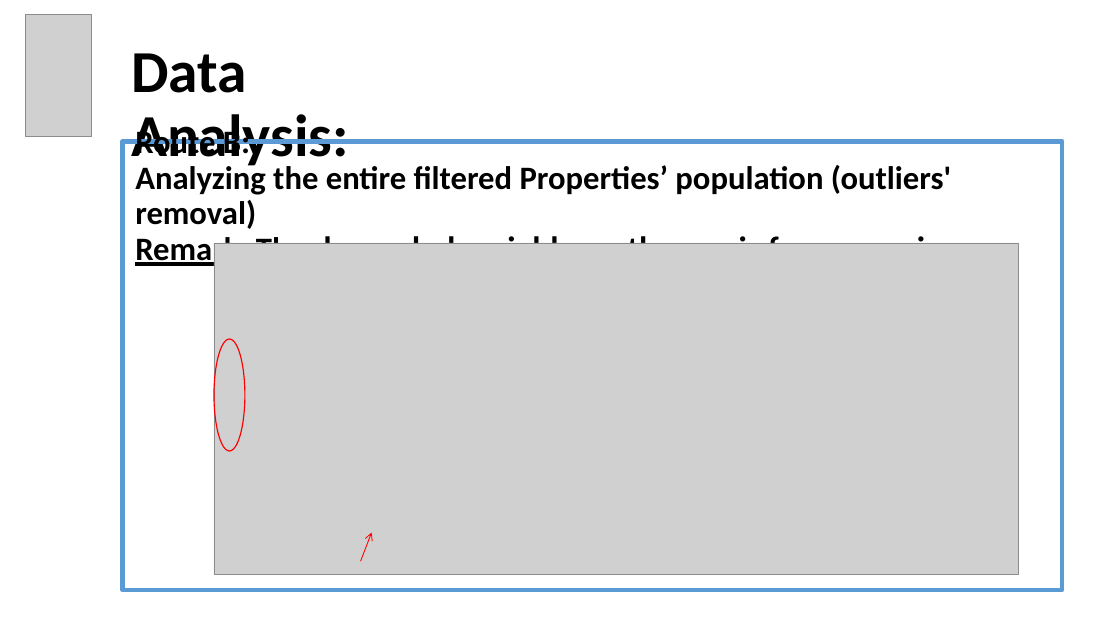
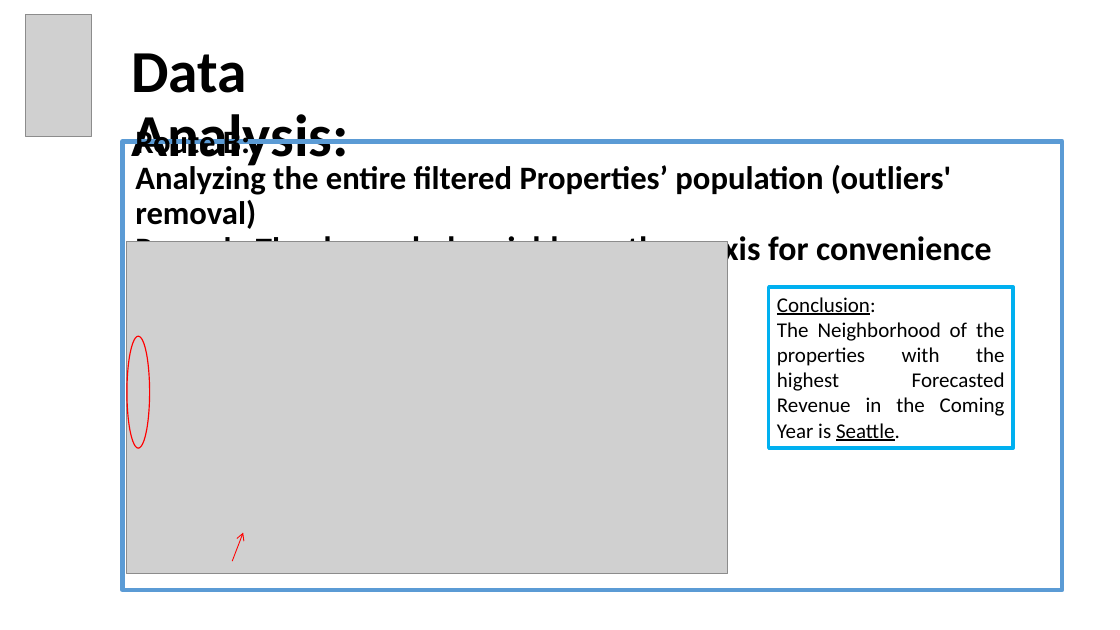
Before and after one commit to EyalVultz/Fianl-Project-Data-Analyst-Program-Hebrew-University-of-Jerusalem-Class-4-Group-2, a slide deck: slide 16 of Final Project Data Analyst Program Hebrew University of Jerusalem Class No. 4 Group 2.pptx (slide 12 before the commit). Drawn at 1120x630 pixels with LibreOffice and Linux fonts; fonts in the diff are those of the drawing; grey boxes stand for pictures. Boxes give left, top, right and bottom in pixels: in the first picture for what was removed or moved away, otherwise in the second. Text is boxed around its words. In the diff, an @@ line names an element or a change of style, - is before the commit and + after.

```diff
--- a/Final Project Data Analyst Program Hebrew University of Jerusalem Class No. 4 Group 2.pptx
+++ b/Final Project Data Analyst Program Hebrew University of Jerusalem Class No. 4 Group 2.pptx
@@ picture: place and size @@
-picture at (214, 243, 1019, 575)
+picture at (127, 242, 728, 574)
@@ rectangle added at (769, 287, 1013, 449), outline #00B0F0 3 pt, 18 pt, text #000000 @@
+Conclusion:
+The Neighborhood of the properties with the highest Forecasted Revenue in the Coming Year is Seattle.
@@ ellipse: place and size @@
-ellipse at (214, 339, 245, 451)
+ellipse at (127, 336, 150, 448)
@@ arrow moved from (360, 561) - (371, 533) to (232, 561) - (243, 533) @@
```
Also in this commit, not shown: 8 other slides changed, 3 slides added.
